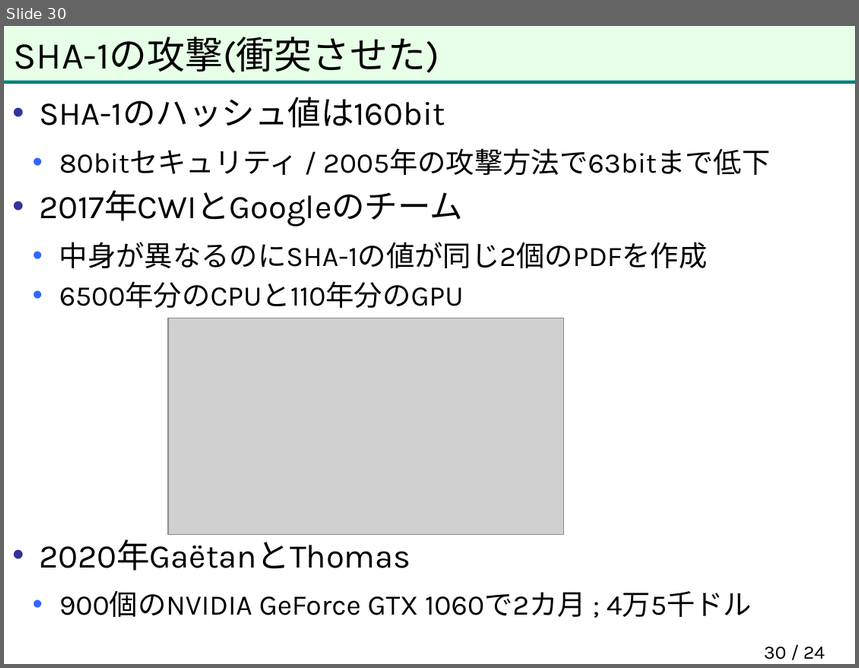
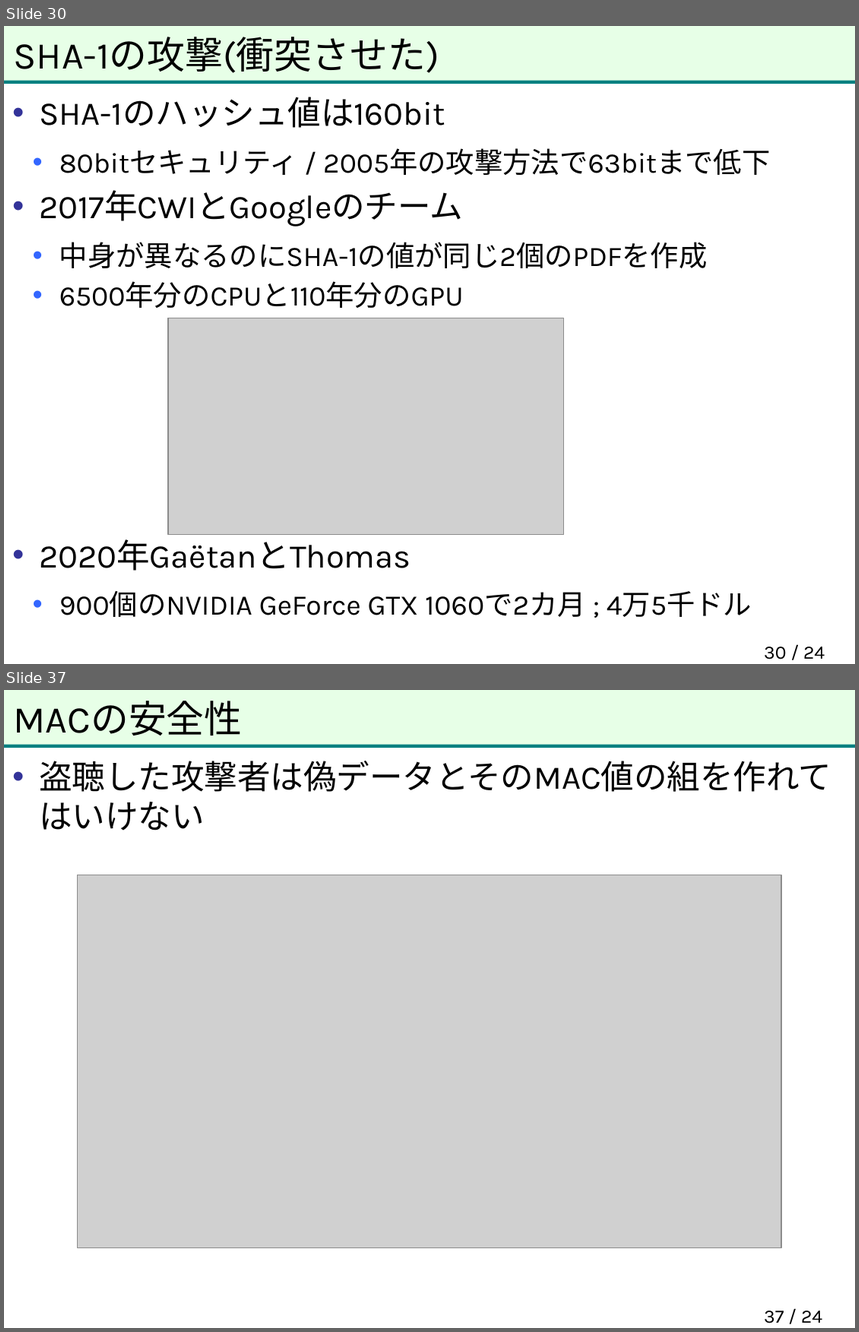
Before and after one commit to herumi/anninbon, a slide deck: lec/anninbon6.pptx. Shown one above the other, each under a label of ours: slide 30 before the commit, slides 30 and 37 after it; the slides between them are not shown. The pictures are 859x668 and 859x1332 pixels, drawn with LibreOffice and Linux fonts; fonts in the diff are those of the drawing; grey boxes stand for pictures; background and template pictures are left out. Boxes give left, top, right and bottom in pixels: in the first picture for what was removed or moved away, otherwise in the second. Text is boxed around its words. In the diff, an @@ line names an element or a change of style, - is before the commit and + after.

```diff
--- a/lec/anninbon6.pptx
+++ b/lec/anninbon6.pptx
@@ slide 37 added at (4, 690, 855, 1328), background #FFFFFF; not listed: 2 template elements that a slide beside it also shows @@
@@ title added at (14, 701, 243, 736), 32 pt, text #000000 @@
+MACの安全性
@@ text added at (39, 761, 832, 792), 28 pt, text #000000 @@
+• 盗聴した攻撃者は偽データとそのMAC値の組を作れてはいけない
@@ picture added at (78, 875, 782, 1249) @@
@@ page number added at (764, 1311, 823, 1324), 16 pt, text #000000 @@
+37 / 24
```
Also in this commit, not shown: 7 other slides added.
